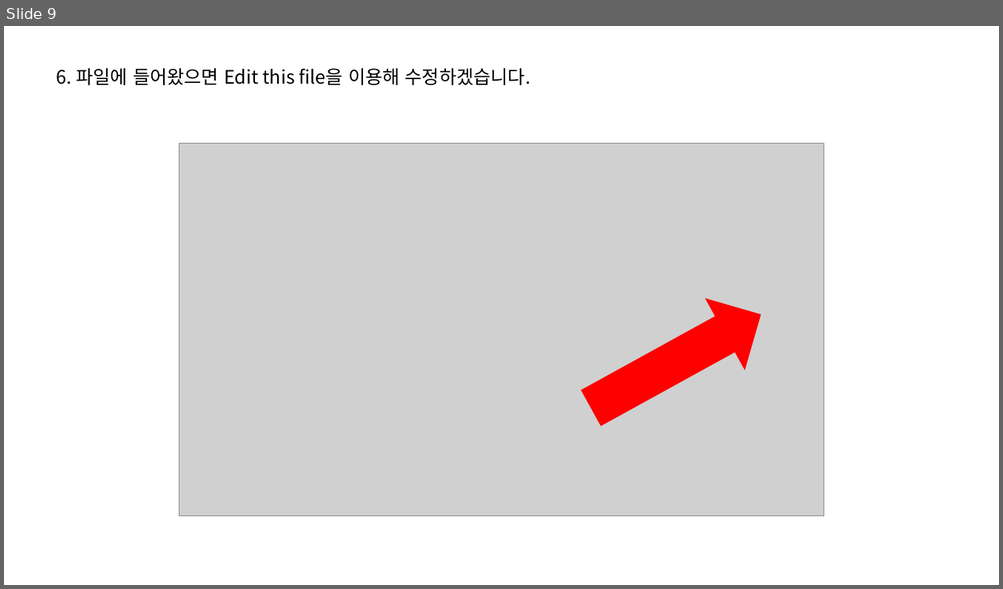
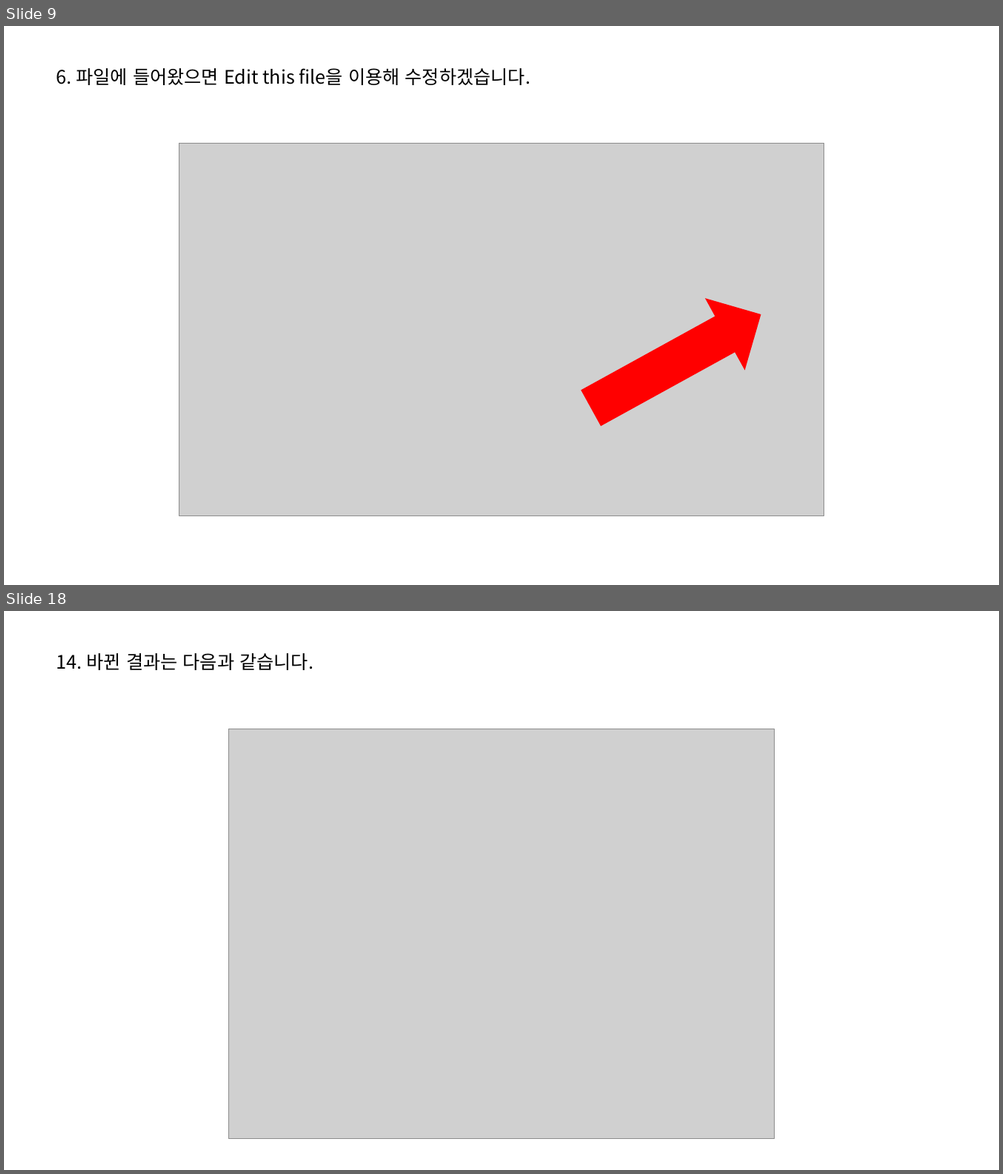
Before and after one commit to SNU-BDA-Lab/SNU-BDA-Lab.github.io, a slide deck: How_To_Use_Github_pages.pptx. Shown one above the other, each under a label of ours: slide 9 before the commit, slides 9 and 18 after it; the slides between them are not shown. The pictures are 1003x589 and 1003x1174 pixels, drawn with LibreOffice and Linux fonts; fonts in the diff are those of the drawing; grey boxes stand for pictures. Boxes give left, top, right and bottom in pixels: in the first picture for what was removed or moved away, otherwise in the second. Text is boxed around its words. In the diff, an @@ line names an element or a change of style, - is before the commit and + after.

```diff
--- a/How_To_Use_Github_pages.pptx
+++ b/How_To_Use_Github_pages.pptx
@@ slide 18 added at (x1=4, y1=611, x2=999, y2=1170), background #FFFFFF @@
@@ text added at (x1=57, y1=653, x2=313, y2=670), 18 pt, text #000000 @@
+14. 바뀐 결과는 다음과 같습니다.
@@ picture added at (x1=228, y1=729, x2=774, y2=1139) @@
```
Also in this commit, not shown: 2 slides changed, 8 other slides added, 2 slides removed, 21 other files.
